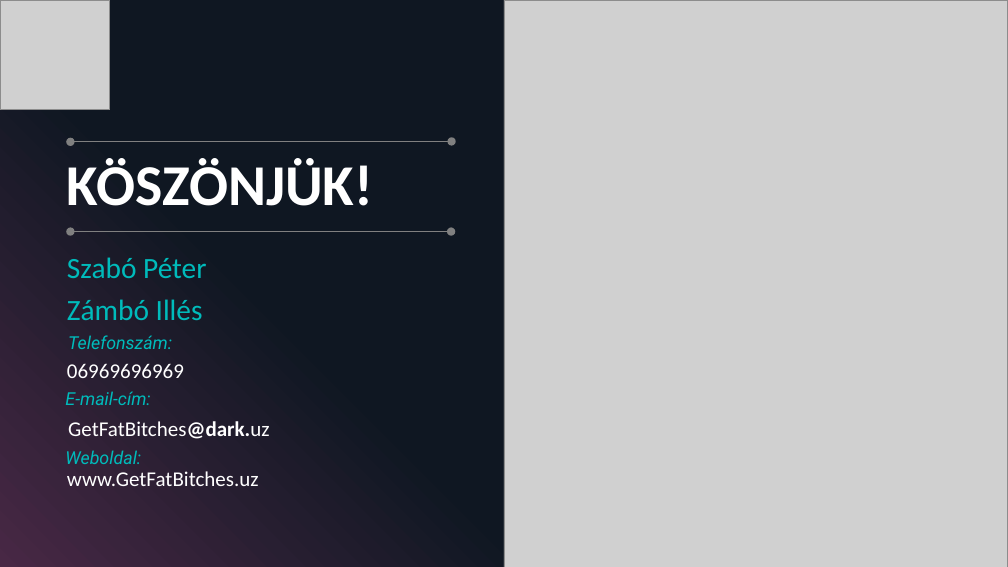
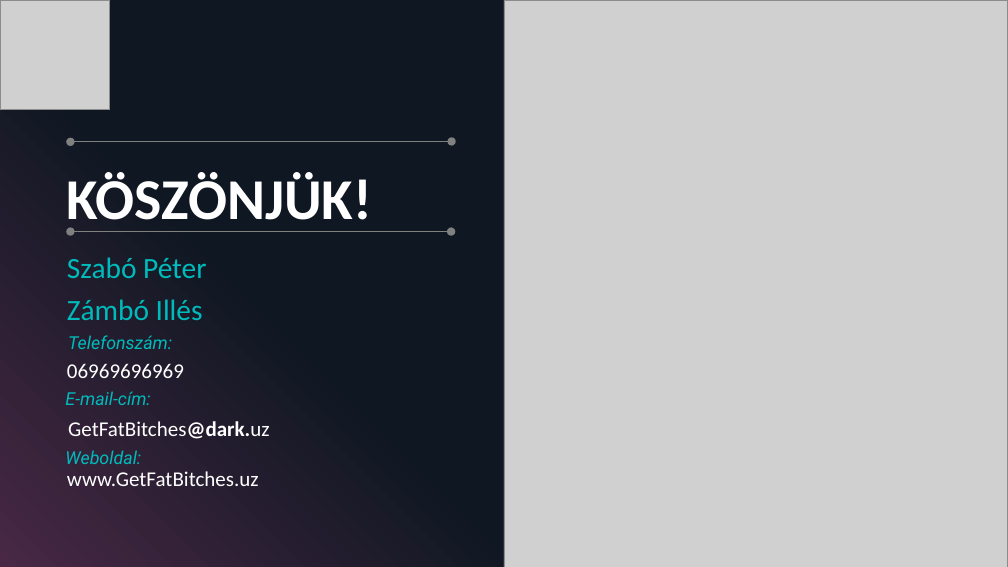
Before and after one commit to zamboilles21/terfelszinszamitas, a slide deck: slide 13 of documentation/PPT/TerFelSzoft.pptx (slide 16 before the commit). Drawn at 1008x567 pixels with LibreOffice and Linux fonts; fonts in the diff are those of the drawing; grey boxes stand for pictures. Boxes give left, top, right and bottom in pixels: in the first picture for what was removed or moved away, otherwise in the second. Text is boxed around its words. In the diff, an @@ line names an element or a change of style, - is before the commit and + after.

```diff
--- a/documentation/PPT/TerFelSzoft.pptx
+++ b/documentation/PPT/TerFelSzoft.pptx
@@ title "KÖSZÖNJÜK!" rewrapped from <box>67,158,373,206</box> to <box>66,172,372,233</box> @@
```
Also in this commit, not shown: 6 other slides changed, 3 slides removed.
